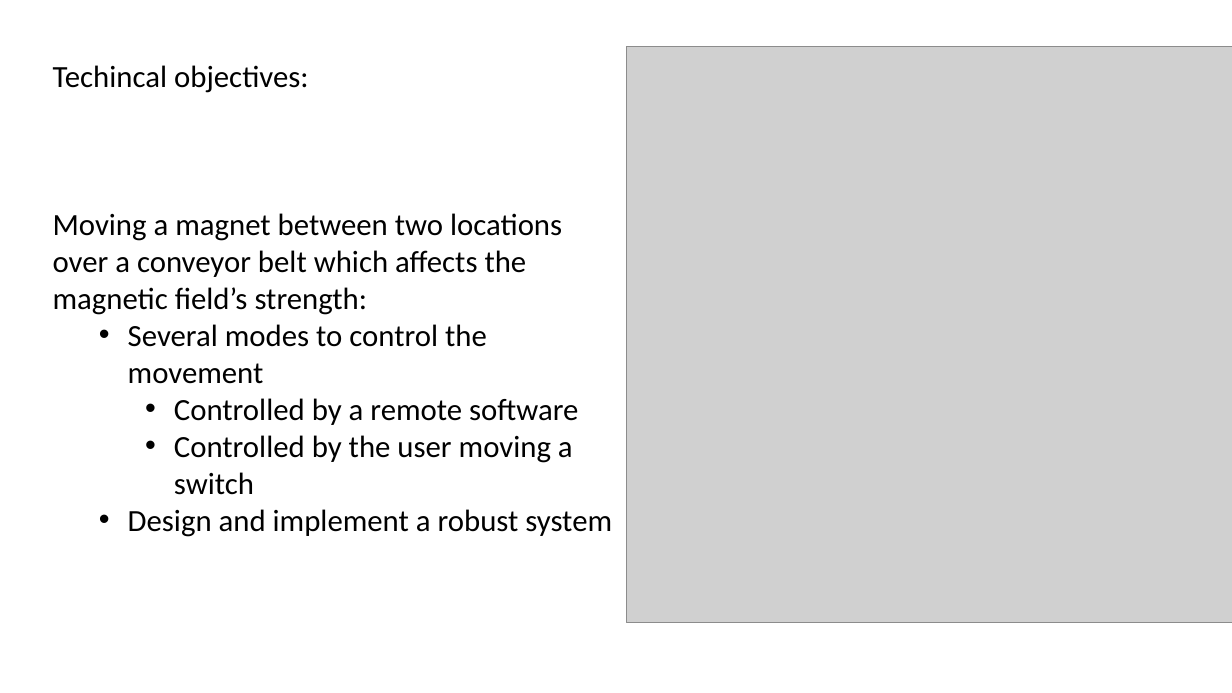
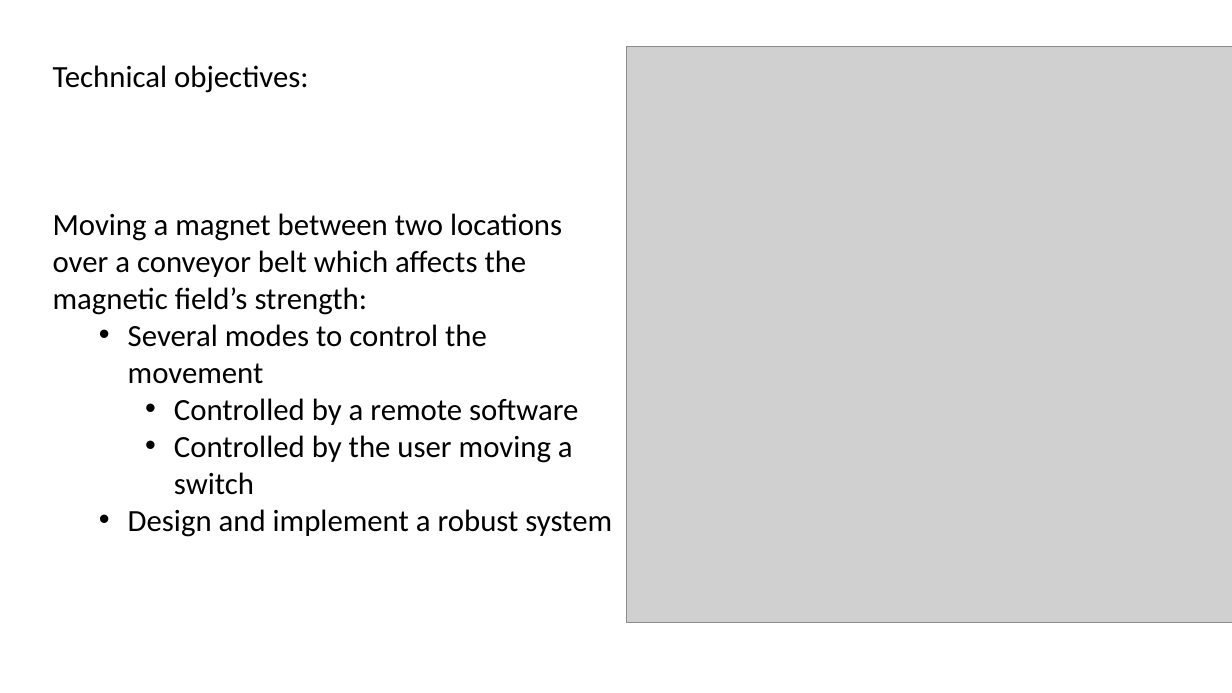
Before and after one commit to eylonk12/university_project, a slide deck: slide 4 of main/prs_2022-048p.pptx. Drawn at 1232x693 pixels with LibreOffice and Linux fonts; fonts in the diff are those of the drawing; grey boxes stand for pictures. Boxes give left, top, right and bottom in pixels: in the first picture for what was removed or moved away, otherwise in the second. Text is boxed around its words. In the diff, an @@ line names an element or a change of style, - is before the commit and + after.

```diff
--- a/main/prs_2022-048p.pptx
+++ b/main/prs_2022-048p.pptx
@@ text at (53, 65, 308, 93): text changed @@
-Techincal objectives:
+Technical objectives:
```
Also in this commit, not shown: 3 other slides changed, 1 slide added, 4 other files.
